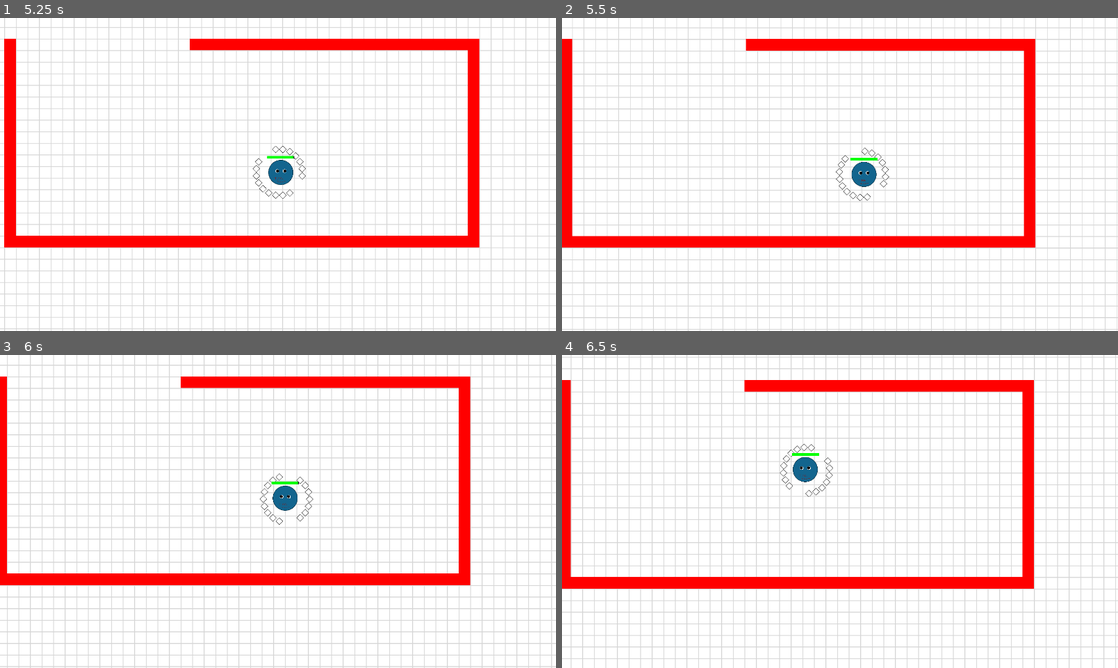
Above: before the commit, frames 1-4 (two rows, left to right).
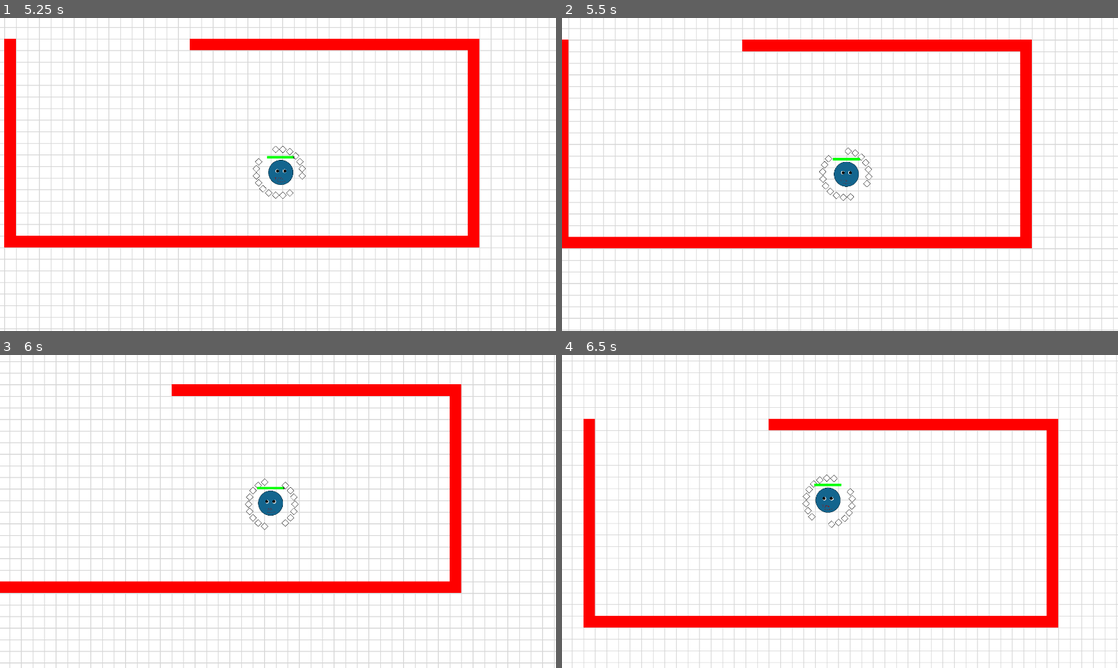
Above: after the commit, the same moments.

Repository: tim2go/wumpusflorr
Game: Godot game, scene res://scenes/test_level.tscn
Two runs of this game, one before a commit and one after it. Both use one fixed random seed, a clock stepped at 60 frames per second and the inputs below.
Inputs (mouse positions are in pixels of both pictures, inside the frame that each line leads up to):
- Up to frame 1 (5.25 s): move the mouse to (400, 158) at 0.52 s; click (400, 158) at 0.6 s; move the mouse to (166, 190) at 1.27 s; click (166, 190) at 1.35 s; move the mouse to (333, 105) at 2.02 s; click (333, 105) at 2.1 s; move the mouse to (250, 237) at 2.77 s; click (250, 237) at 2.85 s; move the mouse to (444, 221) at 3.52 s; click (444, 221) at 3.6 s; move the mouse to (111, 127) at 4.27 s; click (111, 127) at 4.35 s; move the mouse to (305, 174) at 5.02 s; click (305, 174) at 5.1 s
- Up to frame 2 (5.5 s): no input
- Up to frame 3 (6 s): move the mouse to (194, 433) at 5.77 s; click (194, 433) at 5.85 s
- Up to frame 4 (6.5 s): no input

Frame 1 is identical in both runs. In frame 2, 18% of the frame differs, in the area x 0-100%, y 0-100%; in frame 3, 29%; in frame 4, 32%.

Commit message:
fixed jitter
lerped velocity when mouse is near player and made camera lag dropoff near the player faster

Diff:
--- a/scripts/player.gd
+++ b/scripts/player.gd
@@ -38,8 +38,9 @@
 		velocity = Vector2(speed * cos(move_angle), speed * sin(move_angle))
 		move_and_slide()
 	elif $".".position.distance_to(mouse_pos) > 5:
-		%Camera2D.position_smoothing_speed = 3 * ($".".position.distance_to(mouse_pos)/64)
+		%Camera2D.position_smoothing_speed = 3 * ($".".position.distance_to(mouse_pos)/30)
 		velocity = Vector2(speed * cos(move_angle), speed * sin(move_angle))
+		velocity = velocity.lerp(Vector2.ZERO, 0.6)
 		move_and_slide()
 
 
